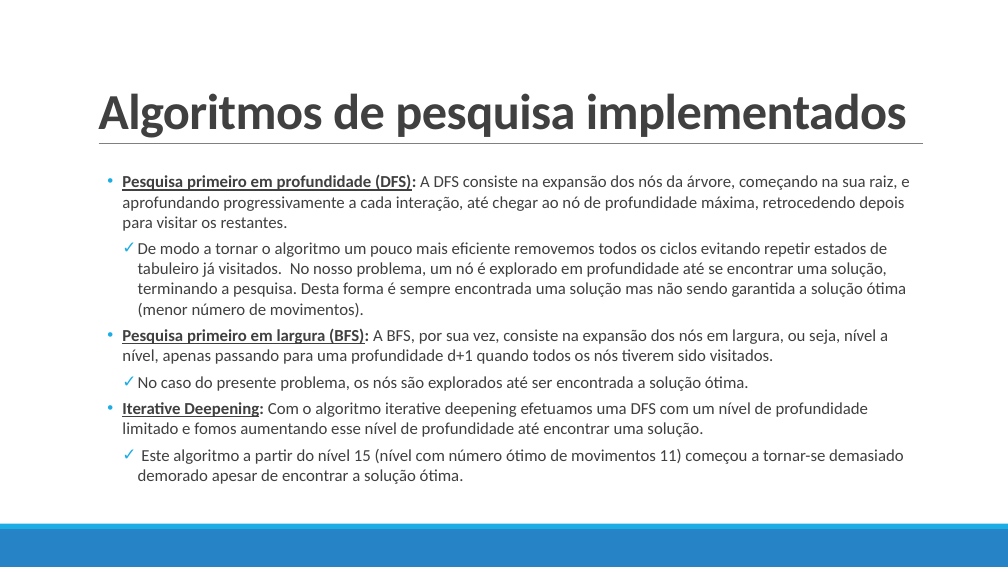
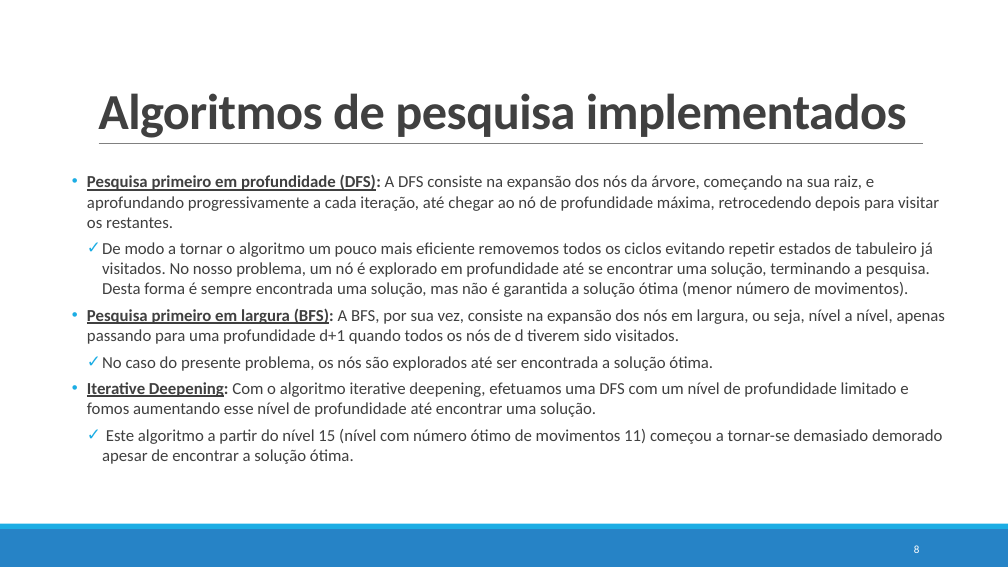
Before and after one commit to pedrovponte/IART-g39, a slide deck: slide 8 of docs/finalpresentation.pptx. Drawn at 1008x567 pixels with LibreOffice and Linux fonts; fonts in the diff are those of the drawing. Boxes give left, top, right and bottom in pixels: in the first picture for what was removed or moved away, otherwise in the second. Text is boxed around its words. In the diff, an @@ line names an element or a change of style, - is before the commit and + after.

```diff
--- a/docs/finalpresentation.pptx
+++ b/docs/finalpresentation.pptx
@@ text "Pesquisa primeiro em profundidade (DFS): ...": place and size @@
-text "Pesquisa primeiro em profundidade (DFS): ..." at [122, 175, 909, 484]
+text "Pesquisa primeiro em profundidade (DFS): ..." at [87, 175, 946, 464]
@@ text at [87, 175, 946, 344]: text changed @@
-  • Pesquisa primeiro em profundidade (DFS): A DFS consiste na expansão dos nós da árvore, começando na sua raiz, e aprofundando progressivamente a cada interação, até chegar ao nó de profundidade máxima, retrocedendo depois para visitar os restantes.
-    ✓ De modo a tornar o algoritmo um pouco mais eficiente removemos todos os ciclos evitando repetir estados de tabuleiro já visitados. No nosso problema, um nó é explorado em profundidade até se encontrar uma solução, terminando a pesquisa. Desta forma é sempre encontrada uma solução mas não sendo garantida a solução ótima (menor número de movimentos).
-  • Pesquisa primeiro em largura (BFS): A BFS, por sua vez, consiste na expansão dos nós em largura, ou seja, nível a nível, apenas passando para uma profundidade d+1 quando todos os nós tiverem sido visitados.
+  • Pesquisa primeiro em profundidade (DFS): A DFS consiste na expansão dos nós da árvore, começando na sua raiz, e aprofundando progressivamente a cada iteração, até chegar ao nó de profundidade máxima, retrocedendo depois para visitar os restantes.
+    ✓ De modo a tornar o algoritmo um pouco mais eficiente removemos todos os ciclos evitando repetir estados de tabuleiro já visitados. No nosso problema, um nó é explorado em profundidade até se encontrar uma solução, terminando a pesquisa. Desta forma é sempre encontrada uma solução, mas não é garantida a solução ótima (menor número de movimentos).
+  • Pesquisa primeiro em largura (BFS): A BFS, por sua vez, consiste na expansão dos nós em largura, ou seja, nível a nível, apenas passando para uma profundidade d+1 quando todos os nós de d tiverem sido visitados.
@@ text at [87, 382, 908, 417]: text changed @@
-  • Iterative Deepening: Com o algoritmo iterative deepening efetuamos uma DFS com um nível de profundidade limitado e fomos aumentando esse nível de profundidade até encontrar uma solução.
+  • Iterative Deepening: Com o algoritmo iterative deepening, efetuamos uma DFS com um nível de profundidade limitado e fomos aumentando esse nível de profundidade até encontrar uma solução.
@@ page number added at [914, 545, 920, 553], 10.5 pt, text #FFFFFF @@
+8
```
Also in this commit, not shown: 18 other slides changed, 8 other files.
